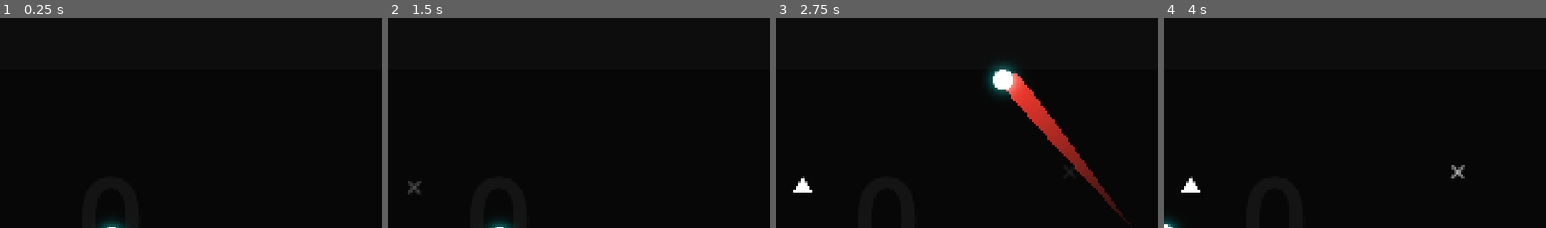
Above: before the commit, frames 1-4 (left to right).
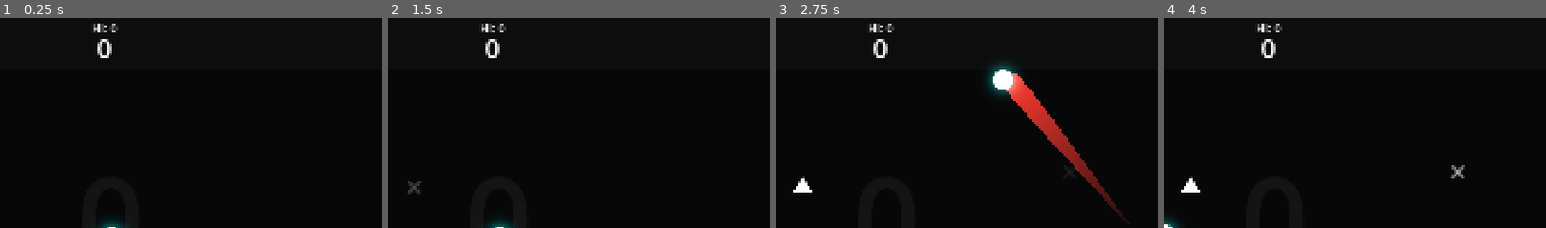
Above: after the commit, the same moments.

Repository: Yumei1010/Ball
Game: Godot game, scene res://Scene/Main.tscn.tscn
Same seed, same stepped clock (60 frames per second), same inputs: the game is played once before the commit and once after it.
Inputs (mouse positions are % of the whole screen's width and height, from its top left):
- Up to frame 1 (0.25 s): no input
- Up to frame 2 (1.5 s): move the mouse to (72, 46) at 0.52 s; hold Right (ui_right) 0.53-1.25 s; click (72, 46) at 0.67 s; tap Enter at 1.25 s; drag from (30, 56) to (50, 51) at 1.27 s
- Up to frame 3 (2.75 s): move the mouse to (60, 28) at 2.02 s; hold Right (ui_right) from 2.03 s (still down)
- Up to frame 4 (4 s): release Right (ui_right) at 2.75 s; drag from (45, 71) to (69, 75) at 2.77 s; move the mouse to (80, 66) at 3.52 s; hold Left (ui_left) from 3.53 s (still down)
The pictures show only the part of the screen within x 36-86%, y 0-50%; the shares and areas given below are measured in that part.

The runs differ from the first frame. In frame 1, 0.4% of the frame differs, in the area x 24-31%, y 2-20%; in frame 2, 0.4%; in frame 3, 0.4%; in frame 4, 0.4%.

Commit message:
feat(Score): 添加分数系统
Co-Authored-By: Claude Opus 4.7 <noreply@anthropic.com>

Diff:
--- /dev/null
+++ b/Script/Other/data_manager.gd
@@ -0,0 +1,29 @@
+# data_manager.gd
+extends Node
+
+const SAVE_FILE_PATH = "user://savegame.dat"
+
+var high_score: int = 0
+
+func _ready() -> void:
+	load_data()
+
+func load_data() -> void:
+	if FileAccess.file_exists(SAVE_FILE_PATH):
+		var file = FileAccess.open(SAVE_FILE_PATH, FileAccess.READ)
+		var data = file.get_var()
+		file.close()
+		high_score = data.get("high_score", 0)
+	print("DataManager: 已加载最高分: ", high_score)
+
+func save_data() -> void:
+	var file = FileAccess.open(SAVE_FILE_PATH, FileAccess.WRITE)
+	var data = {"high_score": high_score}
+	file.store_var(data)
+	file.close()
+	print("DataManager: 已保存最高分: ", high_score)
+
+func report_new_score(score: int) -> void:
+	if score > high_score:
+		high_score = score
+		save_data()
--- a/Script/Other/enemy_spawner.gd
+++ b/Script/Other/enemy_spawner.gd
@@ -3,6 +3,8 @@
 
 # --- 【新增】定义一个新的信号，用来广播格式化后的时间字符串 ---
 signal game_time_updated(time_float: float)
+signal score_updated(new_score: int)
+signal high_score_broken() # 当打破最高分时发出
 
 # --- 可在编辑器中指定的参数 ---
 @export var spawn_zone_path: NodePath
@@ -16,6 +18,7 @@
 @onready var spawn_zone_shape: CollisionShape2D = spawn_zone.get_child(0)
 
 # --- 内部变量 ---
+var current_score: int = 0
 var game_time: float = 0.0
 var wave_data: Array = []
 var current_wave: Dictionary
@@ -25,6 +28,7 @@
 	"EnemyPatrol": preload("res://game/actors/enemy/enemy_patrol.tscn")
 }
 const SpawnMarker = preload("res://game/effect/spawn_marker.tscn")
+const FloatingText = preload("res://game/effect/floating_text.tscn")
 
 
 
@@ -56,6 +60,38 @@
 
 	# 3. 检查是否需要补充敌人
 	_check_and_spawn()
+
+
+
+# --- 【新增】添加分数的函数 ---
+func add_score(base_score: int, combo: int, position: Vector2):
+	# 1. 计算连击加成
+	var combo_multiplier = 1.0 + min(0.05 * combo, 1.0) # min(..., 1.0) 实现了 x2 的软上限
+	var final_score = int(base_score * combo_multiplier)
+
+	# 2. 更新当前总分
+	var old_score = current_score
+	current_score += final_score
+
+	# 3. 检查是否打破最高分
+	if current_score > DataManager.high_score and old_score <= DataManager.high_score:
+		print("准备发出 high_score_broken 信号！") # <-- 添加这行
+		high_score_broken.emit()
+		print("打破最高分记录！")
+
+	# 4. 更新并保存最高分
+	DataManager.report_new_score(current_score)
+
+	# 5. 发出分数更新信号，通知 UI
+	score_updated.emit(current_score)
+
+	# 6. 生成飘字
+	var ft = FloatingText.instantiate()
+	get_parent().add_child(ft) # 添加到主场景
+	ft.global_position = position
+	ft.setup(final_score)
+
+
 
 func _update_wave() -> void:
 	if wave_data.is_empty():
--- a/Script/UI/game_ui.gd
+++ b/Script/UI/game_ui.gd
@@ -1,5 +1,7 @@
 extends Control
 
+@onready var score_label: Label = $ScoreLabel
+@onready var high_score_label: Label = $HighScoreLabel
 # 获取 Label 节点的引用
 @onready var speed_label: Label = $SpeedLabel
 @onready var combo_lost_anim: AnimationPlayer = $ComboLostAnimationPlayer
@@ -11,11 +13,41 @@
 @onready var combo_label: Label = $ComboLabel
 @onready var game_timer_label: Label = $GameTimerLabel
 
+var is_high_score_broken: bool = false
+
 
 func _ready():
-	# 初始时隐藏 "Combo Lost" 提示
-	#combo_lost_anim.play("RESET")
+	# 游戏开始时，显示历史最高分
+	high_score_label.text = "HI: " + str(DataManager.high_score)
 	return
+
+
+
+# --- 接收分数更新的函数 ---
+func on_score_updated(new_score: int):
+	# 创建一个 Tween 来实现数字滚动动画
+	var tween = create_tween().set_trans(Tween.TRANS_CUBIC)
+
+	# .tween_method(callable, from, to, duration)
+	# 调用 score_label 的 set_text 方法，但只传递数字部分
+	# 我们需要一个中间函数来格式化
+	# 为了简化，我们先直接设置文本
+	score_label.text = str(new_score)
+
+	# 根据是否超过最高分，改变颜色
+	if is_high_score_broken:
+		score_label.add_theme_color_override("font_color", Color.from_string("#00ffff", Color.WHITE)) # 青色
+	else:
+		score_label.add_theme_color_override("font_color", Color.from_string("#ff3b30", Color.WHITE)) # 红色
+
+# --- 接收打破最高分记录的函数 ---
+func on_high_score_broken():
+	is_high_score_broken = true
+	# 立即更新历史最高分显示
+	high_score_label.text = "HI: " + str(DataManager.high_score)
+	# 在这里可以播放“突破！”的动画或音效
+	# $BreakRecordAnimationPlayer.play("play")
+
 
 
 func update_game_timer(new_time_float: float) -> void:
--- a/Script/actors/enemy/enemy_normal.gd
+++ b/Script/actors/enemy/enemy_normal.gd
@@ -1,6 +1,7 @@
 # enemy_normal.gd
 extends RigidBody2D
 
+@export var base_score_value: int = 100
 
 # 在脚本顶部预加载特效场景
 const KillEffect = preload("res://game/effect/kill_effect.tscn")
--- a/Script/actors/enemy/enemy_patrol.gd
+++ b/Script/actors/enemy/enemy_patrol.gd
@@ -4,7 +4,8 @@
 extends RigidBody2D
 
 # --- 可在编辑器中调整的参数 ---
-@export var move_speed: float = 300.0
+@export var base_score_value: int = 130
+@export var move_speed: float = 350.0
 @export var turn_rate: float = 5.0
 
 var assigned_path: Path2D = null # 用来存储被分配的路径
--- a/Script/actors/enemy/enemy_tracker.gd
+++ b/Script/actors/enemy/enemy_tracker.gd
@@ -4,6 +4,7 @@
 extends RigidBody2D
 
 # --- 可在编辑器中调整的参数 ---
+@export var base_score_value: int = 125
 @export var move_speed: float = 200.0     # 敌人的移动速度
 @export var turn_rate: float = 5.0       # 敌人转向的平滑度，值越大转得越快
 
--- a/Script/actors/player/PlayerBall.gd
+++ b/Script/actors/player/PlayerBall.gd
@@ -21,6 +21,7 @@
 @onready var line_2d: Line2D = $Line2D
 @onready var kill_area: Area2D = $Area2D
 @onready var death_effect: ColorRect = get_node("/root/Main_tscn/DeathInversionEffect")
+@onready var spawner = get_node("/root/Main_tscn/EnemySpawner")
 
 var is_dead: bool = false
 var is_aiming: bool = false
@@ -141,6 +142,10 @@
 			# 增加基础的击杀能量
 			_update_energy(current_energy + energy_per_kill)
 
+		# 【核心修改】通知 Spawner 加分
+			spawner.add_score(enemy_body.base_score_value, current_combo, enemy_body.global_position)
+			enemy_body.die(impact_direction)
+
 
 
 func _on_body_entered(body: Node):
--- /dev/null
+++ b/Script/effect/floating_text.gd
@@ -0,0 +1,26 @@
+# floating_text.gd
+extends Label
+
+@export var float_speed: float = 50.0
+@export var fade_duration: float = 0.5
+
+func setup(score_value: int):
+	text = "+" + str(score_value)
+
+	# 根据分值动态缩放字体大小 (示例)
+	var scale_factor = clamp(score_value / 500.0, 0.8, 1.5)
+	scale = Vector2(scale_factor, scale_factor)
+
+	# 创建 Tween 动画
+	var tween = create_tween()
+	tween.set_parallel(true) # 让移动和渐隐同时发生
+
+	# 1. 向上飘动
+	tween.tween_property(self, "position:y", position.y - 50, fade_duration)
+
+	# 2. 渐隐消失
+	tween.tween_property(self, "modulate:a", 0.0, fade_duration)
+
+	# 等待动画完成，然后销毁自己
+	await tween.finished
+	queue_free()
--- a/Script/main.tscn.gd
+++ b/Script/main.tscn.gd
@@ -14,3 +14,5 @@
 	player.combo_updated.connect(game_ui.on_combo_updated)
 	player.combo_lost.connect(game_ui.on_combo_lost)
 	spawner.game_time_updated.connect(game_ui.update_game_timer)
+	spawner.score_updated.connect(game_ui.on_score_updated)
+	spawner.high_score_broken.connect(game_ui.on_high_score_broken)
--- a/game/UI/game_ui.tscn
+++ b/game/UI/game_ui.tscn
@@ -51,10 +51,28 @@
 
 [node name="GameTimerLabel" type="Label" parent="."]
 layout_mode = 0
-offset_left = 1715.0
+offset_left = 1672.0
 offset_top = -1.0
 offset_right = 1914.0
 offset_bottom = 68.0
 theme_override_font_sizes/font_size = 50
 text = "00:00"
 horizontal_alignment = 2
+
+[node name="HighScoreLabel" type="Label" parent="."]
+layout_mode = 0
+offset_top = 9.0
+offset_right = 1919.0
+offset_bottom = 51.0
+theme_override_font_sizes/font_size = 30
+text = "0"
+horizontal_alignment = 1
+
+[node name="ScoreLabel" type="Label" parent="."]
+layout_mode = 0
+offset_top = 34.0
+offset_right = 1920.0
+offset_bottom = 124.0
+theme_override_font_sizes/font_size = 65
+text = "0"
+horizontal_alignment = 1
--- /dev/null
+++ b/game/effect/floating_text.tscn
@@ -0,0 +1,9 @@
+[gd_scene load_steps=2 format=3 uid="uid://d3ydmb1entrrf"]
+
+[ext_resource type="Script" uid="uid://bxbtuhqww1jon" path="res://Script/effect/floating_text.gd" id="1_o8oiq"]
+
+[node name="FloatingText" type="Label"]
+offset_right = 40.0
+offset_bottom = 23.0
+theme_override_font_sizes/font_size = 40
+script = ExtResource("1_o8oiq")
--- a/project.godot
+++ b/project.godot
@@ -14,6 +14,10 @@
 run/main_scene="uid://c28lu4w14ia1x"
 config/features=PackedStringArray("4.4", "Forward Plus")
 config/icon="res://assets/icon.svg"
+
+[autoload]
+
+DataManager="*res://Script/Other/data_manager.gd"
 
 [display]
 
Not shown, added: Script/Other/data_manager.gd.uid
Not shown, added: Script/effect/floating_text.gd.uid
